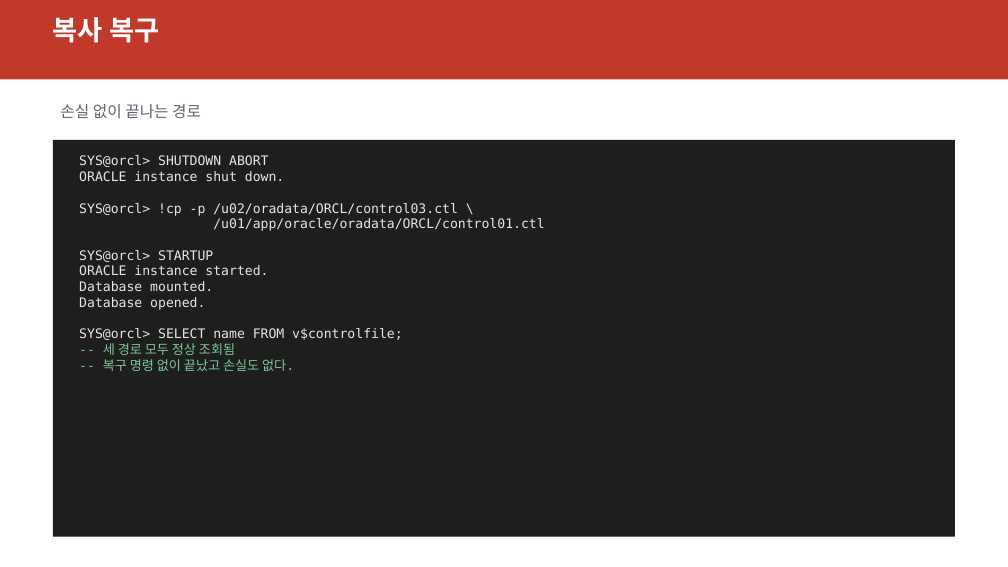
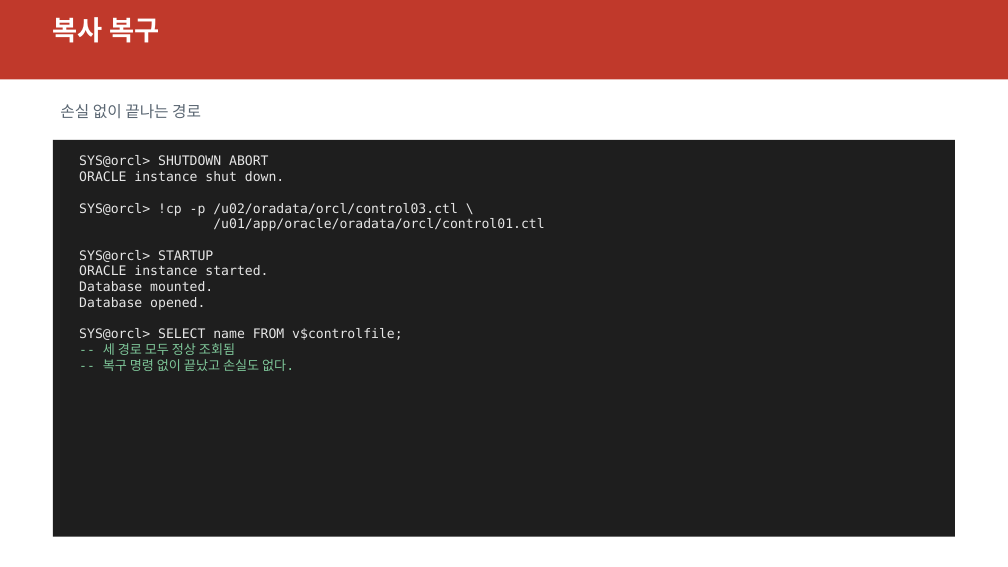
Before and after one commit to elpisk/OracleManual, a slide deck: slide 14 of BACKUP&RECOVERY/06장/06장_NOARCHIVELOG_복구_컨트롤파일_장애.pptx. Drawn at 1008x567 pixels with LibreOffice and Linux fonts; fonts in the diff are those of the drawing. Boxes give left, top, right and bottom in pixels: in the first picture for what was removed or moved away, otherwise in the second. Text is boxed around its words. In the diff, an @@ line names an element or a change of style, - is before the commit and + after.

```diff
--- a/BACKUP&RECOVERY/06장/06장_NOARCHIVELOG_복구_컨트롤파일_장애.pptx
+++ b/BACKUP&RECOVERY/06장/06장_NOARCHIVELOG_복구_컨트롤파일_장애.pptx
@@ text at (x1=79, y1=203, x2=544, y2=231): text changed @@
-SYS@orcl> !cp -p /u02/oradata/ORCL/control03.ctl \
-/u01/app/oracle/oradata/ORCL/control01.ctl
+SYS@orcl> !cp -p /u02/oradata/orcl/control03.ctl \
+/u01/app/oracle/oradata/orcl/control01.ctl
```
Also in this commit, not shown: 6 other slides changed, 55 other files.
